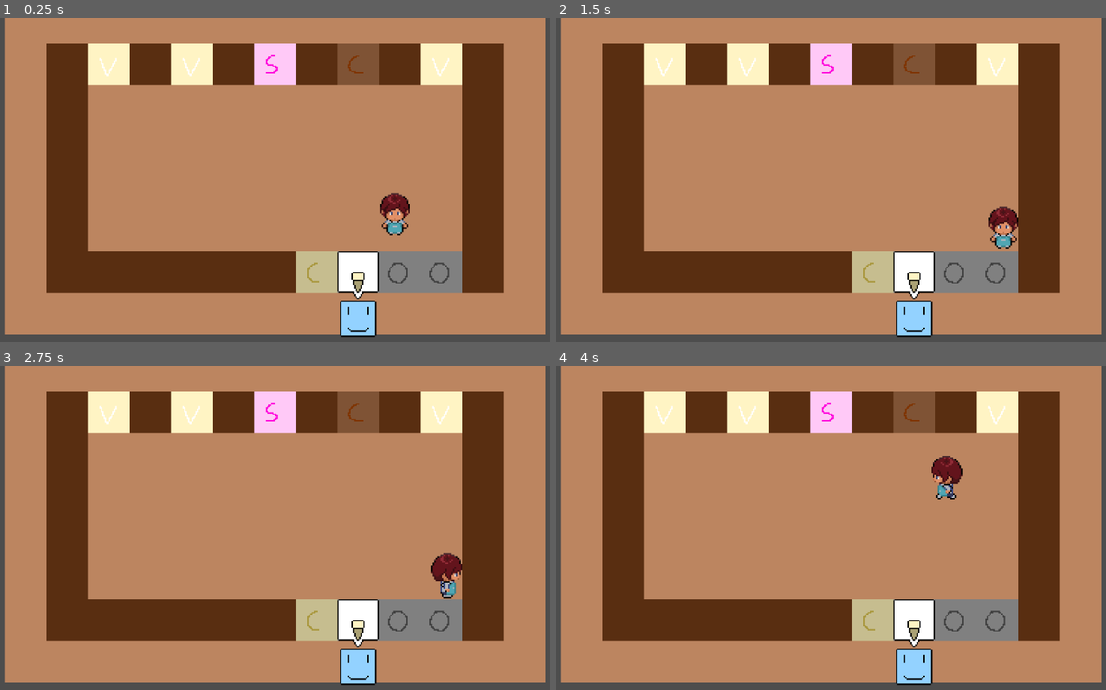
Above: before the commit, frames 1-4 (two rows, left to right).
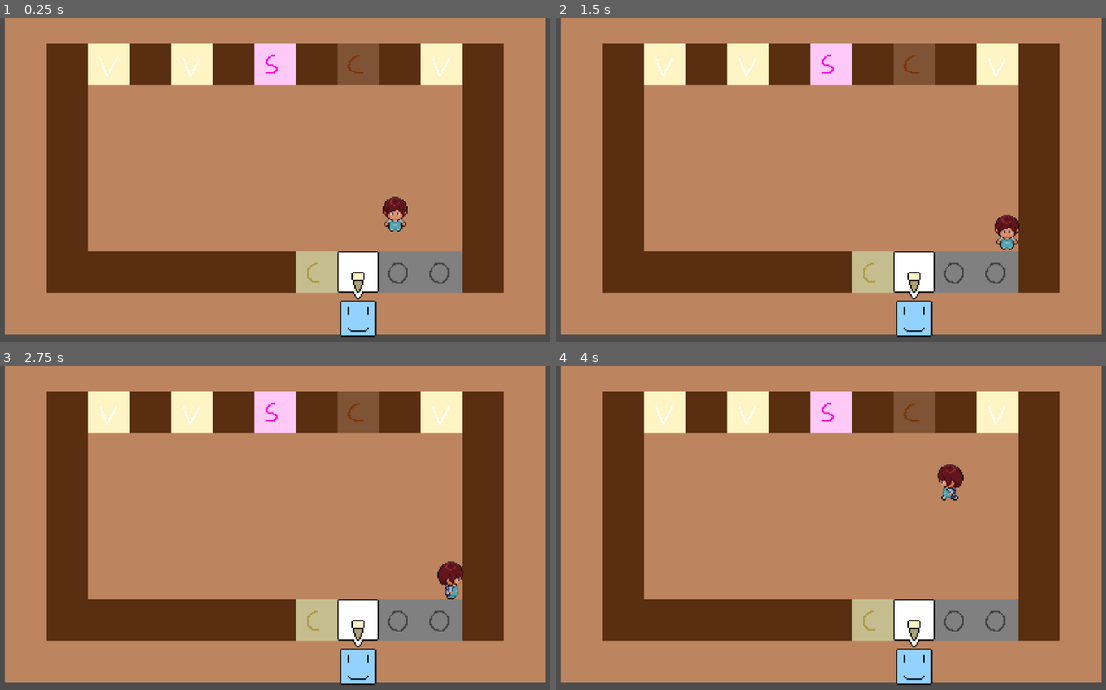
Above: after the commit, the same moments.

Repository: ElectricSpace25/Between-Scoops
Game: Godot game, scene res://Levels/Shop/shop.tscn
Two runs of this game, one before a commit and one after it. Both use one fixed random seed, a clock stepped at 60 frames per second and the inputs below.
Inputs:
- Up to frame 1 (0.25 s): no input
- Up to frame 2 (1.5 s): hold D (walk_right) 0.53-1.28 s; hold E (interact) 0.53-1.28 s; tap Enter at 1.25 s; hold S (walk_down) from 1.28 s (still down); tap E (interact) at 1.35 s
- Up to frame 3 (2.75 s): release S (walk_down) at 2.03 s; hold D (walk_right) from 2.03 s (still down); hold E (interact) from 2.03 s (still down)
- Up to frame 4 (4 s): tap Space at 2.75 s; release D (walk_right) at 2.78 s; release E (interact) at 2.78 s; hold W (walk_up) 2.78-3.53 s; tap E (interact) at 2.85 s; hold A (walk_left) from 3.53 s (still down); hold E (interact) from 3.53 s (still down)

The runs differ from the first frame. In frame 1, 0.4% of the frame differs, in the area x 69-75%, y 53-68%; in frame 2, 0.5%, in the area x 78-85%, y 58-72%; in frame 3, 0.5%; in frame 4, 0.5%.

Commit message:
Fixed player scale and collision box

Diff:
--- a/Levels/Shop/shop.tscn
+++ b/Levels/Shop/shop.tscn
@@ -34,7 +34,6 @@
 [node name="Player" parent="." instance=ExtResource("1_e5fds")]
 z_index = 1
 position = Vector2(301, 164)
-scale = Vector2(1.2, 1.2)
 
 [node name="Camera2D" type="Camera2D" parent="."]
 z_index = 1
--- a/Player/player.tscn
+++ b/Player/player.tscn
@@ -5,7 +5,7 @@
 [ext_resource type="Script" path="res://Player/interaction_area.gd" id="3_lx3da"]
 
 [sub_resource type="RectangleShape2D" id="RectangleShape2D_7c3wq"]
-size = Vector2(16, 7)
+size = Vector2(17, 6.5)
 
 [sub_resource type="Animation" id="Animation_fblil"]
 length = 0.001
@@ -249,7 +249,7 @@
 script = ExtResource("1_262ky")
 
 [node name="CollisionShape2D" type="CollisionShape2D" parent="."]
-position = Vector2(1, 11)
+position = Vector2(-0.5, 10.75)
 shape = SubResource("RectangleShape2D_7c3wq")
 
 [node name="AnimationPlayer" type="AnimationPlayer" parent="."]
